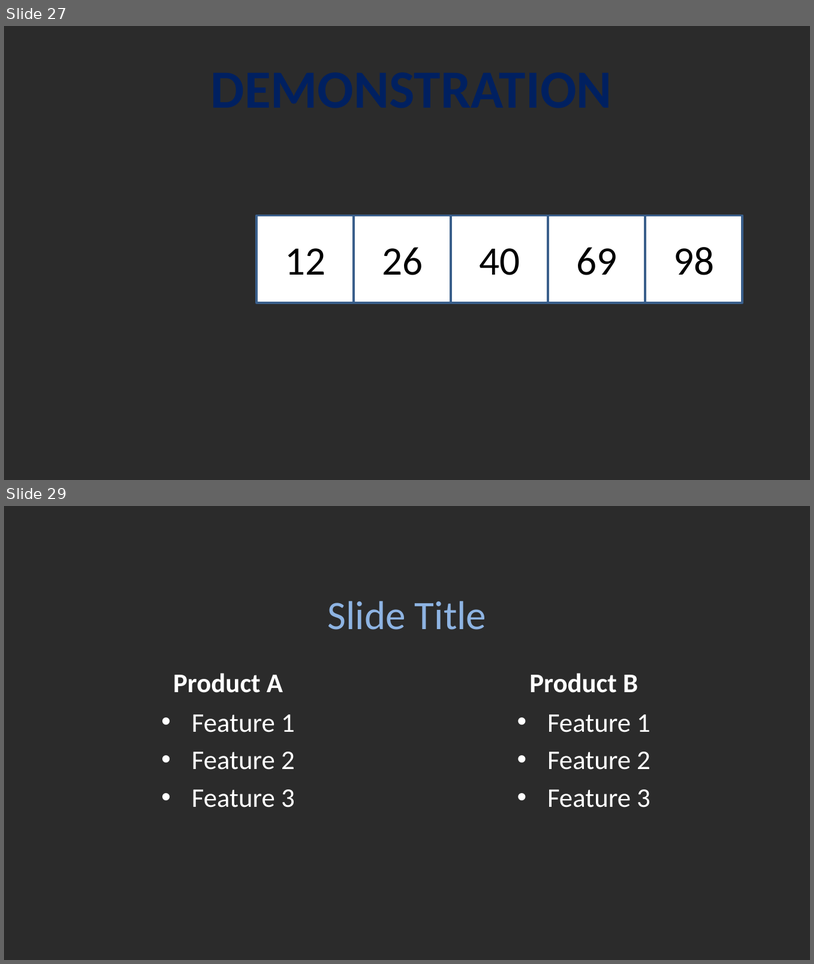
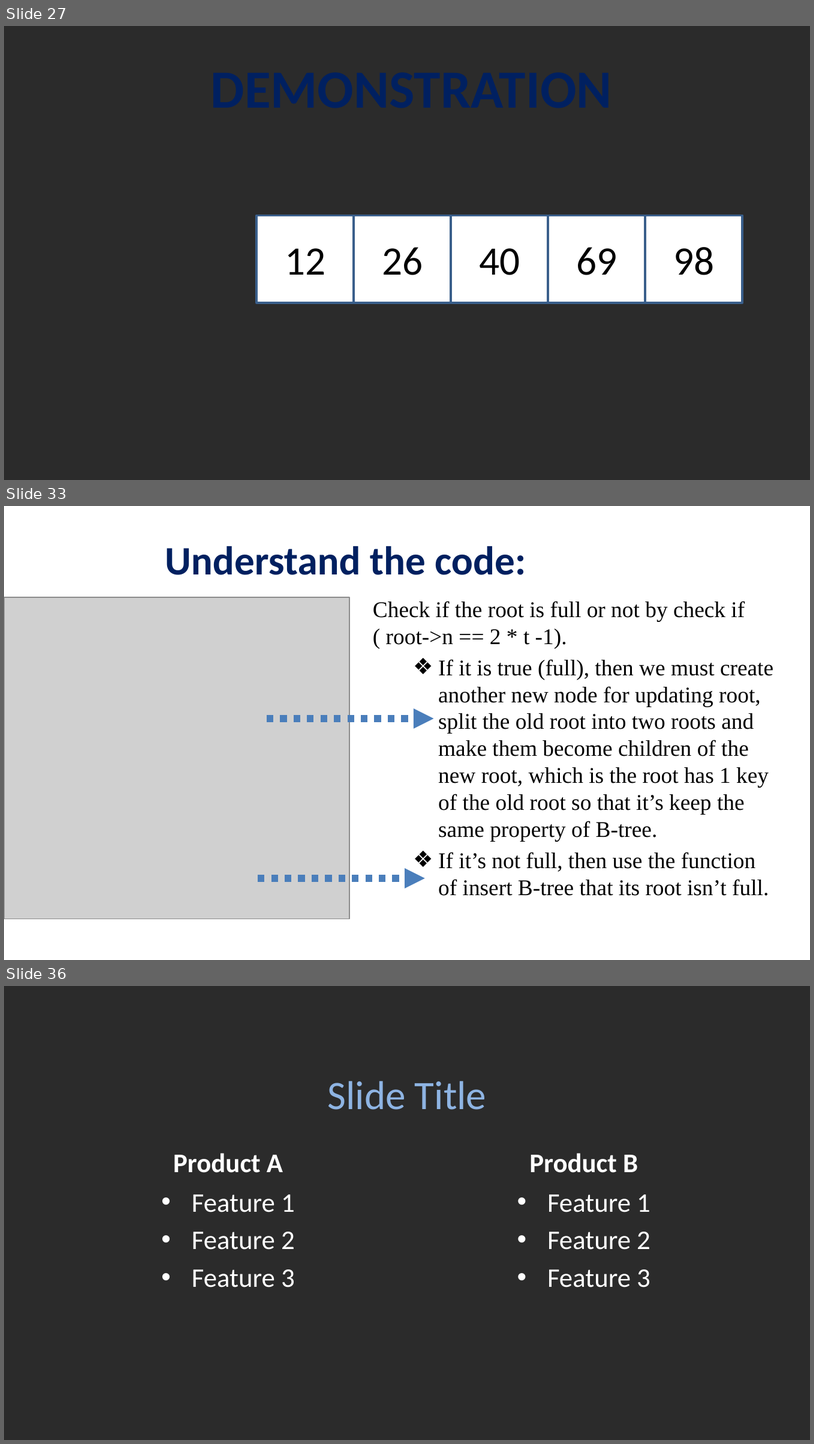
Before and after one commit to viettungvuong/Seminar, a slide deck: Seminar.pptx. Shown one above the other, each under a label of ours: slides 27 and 29 before the commit, slides 27, 33 and 36 after it; the slides between them are not shown. The pictures are 814x964 and 814x1444 pixels, drawn with LibreOffice and Linux fonts; fonts in the diff are those of the drawing; grey boxes stand for pictures; background and template pictures are left out; a plain dark background stands for a picture behind light text. Boxes give left, top, right and bottom in pixels: in the first picture for what was removed or moved away, otherwise in the second. Text is boxed around its words. In the diff, an @@ line names an element or a change of style, - is before the commit and + after.

```diff
--- a/Seminar.pptx
+++ b/Seminar.pptx
@@ slide 33 added at [4, 506, 810, 960], background picture (left out) @@
@@ title added at [165, 546, 526, 575], 36 pt, text #002060, bold @@
+Understand the code:
@@ picture added at [4, 597, 350, 919] @@
@@ text added at [373, 601, 774, 895], 20 pt, text #000000 @@
+Check if the root is full or not by check if ( root->n == 2 * t -1).
+  ❖ If it is true (full), then we must create another new node for updating root, split the old root into two roots and make them become children of the new root, which is the root has 1 key of the old root so that it’s keep the same property of B-tree.
+  ❖ If it’s not full, then use the function of insert B-tree that its root isn’t full.
@@ arrow added from (267, 718) to (434, 718), #4B7EBC 6 pt dashed @@
@@ arrow added from (258, 878) to (425, 878), #4B7EBC 6 pt dashed @@
@@ what was slide 29 is now slide 36 @@
```
Also in this commit, not shown: 7 other slides added, 1 slide removed, 1 other file.
